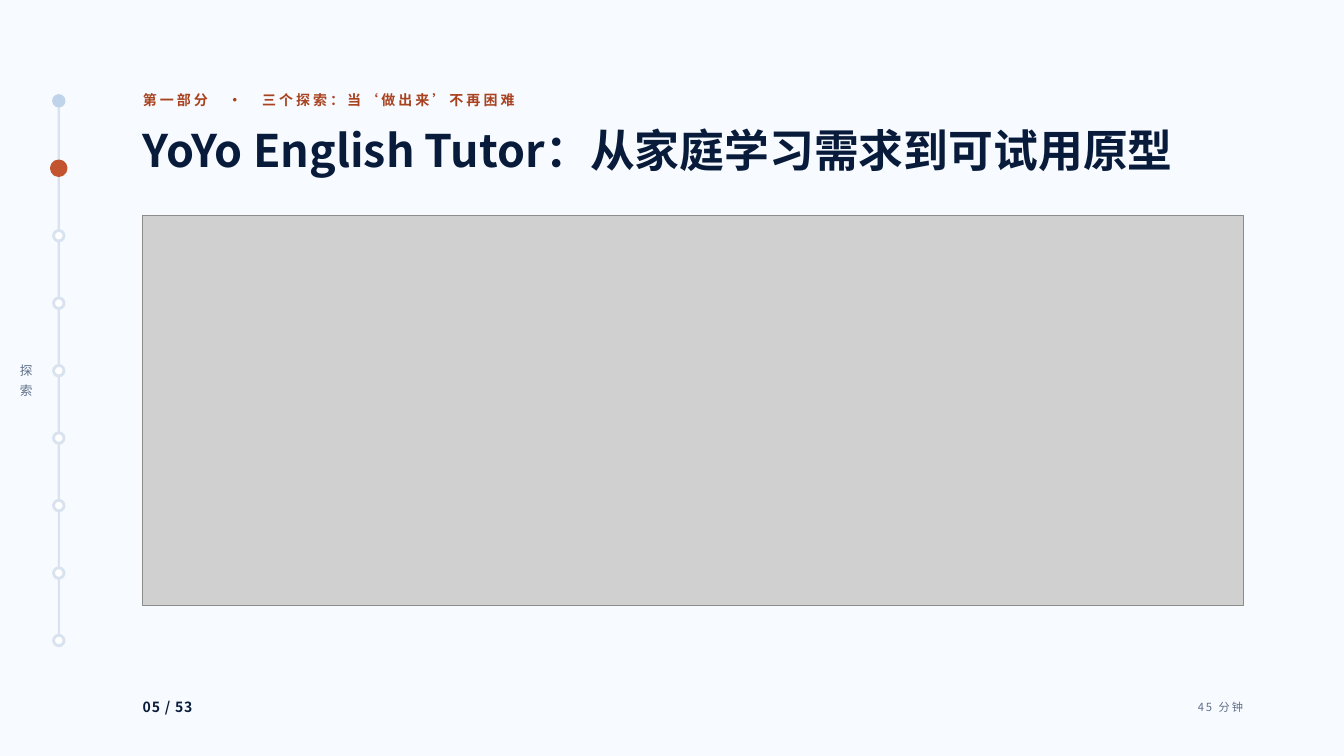
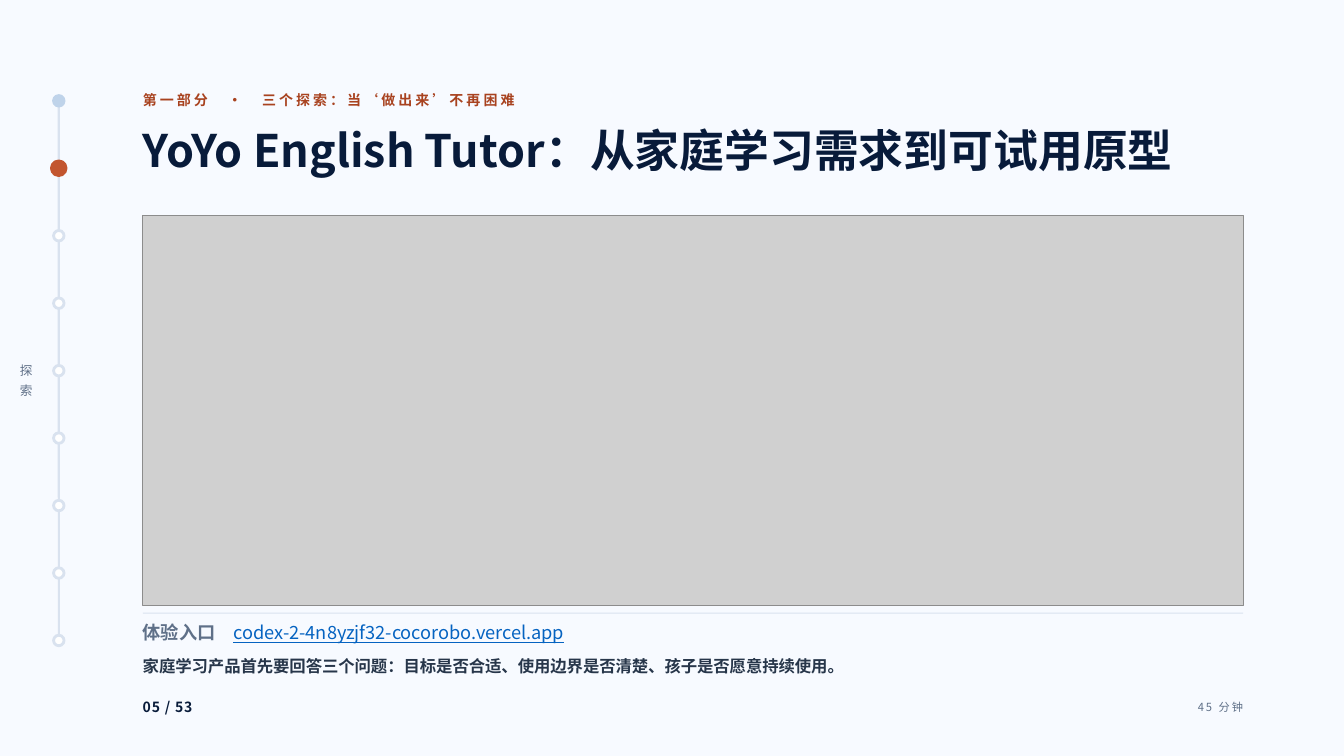
Before and after one commit to tonyxinvip/slides, a slide deck: slide 5 of student-ai-cognitive-division-2026/downloads/student-ai-cognitive-division-2026.pptx. Drawn at 1344x756 pixels with LibreOffice and Linux fonts; fonts in the diff are those of the drawing; grey boxes stand for pictures. Boxes give left, top, right and bottom in pixels: in the first picture for what was removed or moved away, otherwise in the second. Text is boxed around its words. In the diff, an @@ line names an element or a change of style, - is before the commit and + after.

```diff
--- a/student-ai-cognitive-division-2026/downloads/student-ai-cognitive-division-2026.pptx
+++ b/student-ai-cognitive-division-2026/downloads/student-ai-cognitive-division-2026.pptx
@@ line added from (143, 613) to (1243, 613), #D9E2EF 0.75 pt @@
@@ text added at [143, 623, 564, 644], 13 pt, text #0563C1, underline @@
+体验入口 codex-2-4n8yzjf32-cocorobo.vercel.app
@@ text added at [143, 658, 844, 674], 11.6 pt, text #27364A, bold @@
+家庭学习产品首先要回答三个问题：目标是否合适、使用边界是否清楚、孩子是否愿意持续使用。
```
Also in this commit, not shown: 25 other slides changed, 57 other files.
